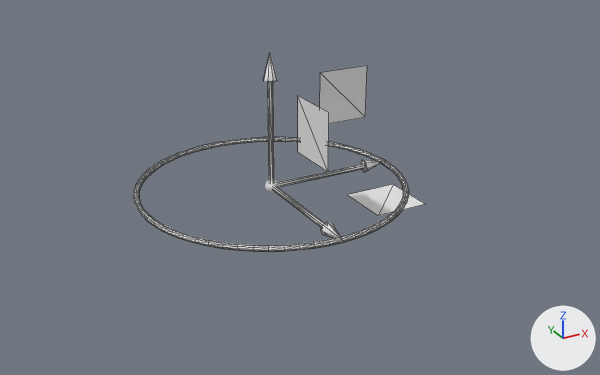
The glTF model data/handle.glb, before and after one commit.
One viewpoint serves both versions: a camera (50 mm lens) standing at (-2.52, -5.01, 2.44) and looking at (0.09, -0.27, 0.07). Lighting does not change. The marker at lower right points along +X, +Y and +Z. Mesh edges are drawn as thin lines on the coarser meshes.

The first picture shows 'Circle', 'PlaneX', 'PlaneY', 'PlaneZ'.
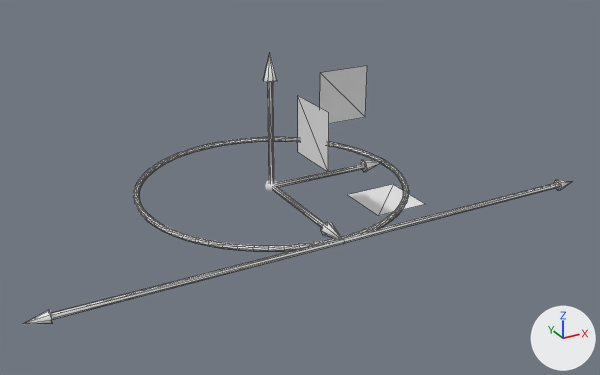
What the commit changed:
Mesh me_cylinder is new.
It has 42 vertices, 60 faces and spans x -2.0..2.0, y -0.04..0.04, z -0.04..0.04.
Object 'Tangent' (ob_tangent) is new; it shows me_cylinder.
Its location is (0.0, -1.0, 0.0).

What differs and where, as boxes [x1, y1, x2, y2] in the pictures (600 x 375 px):
'Tangent', added: after [24, 180, 572, 324]
